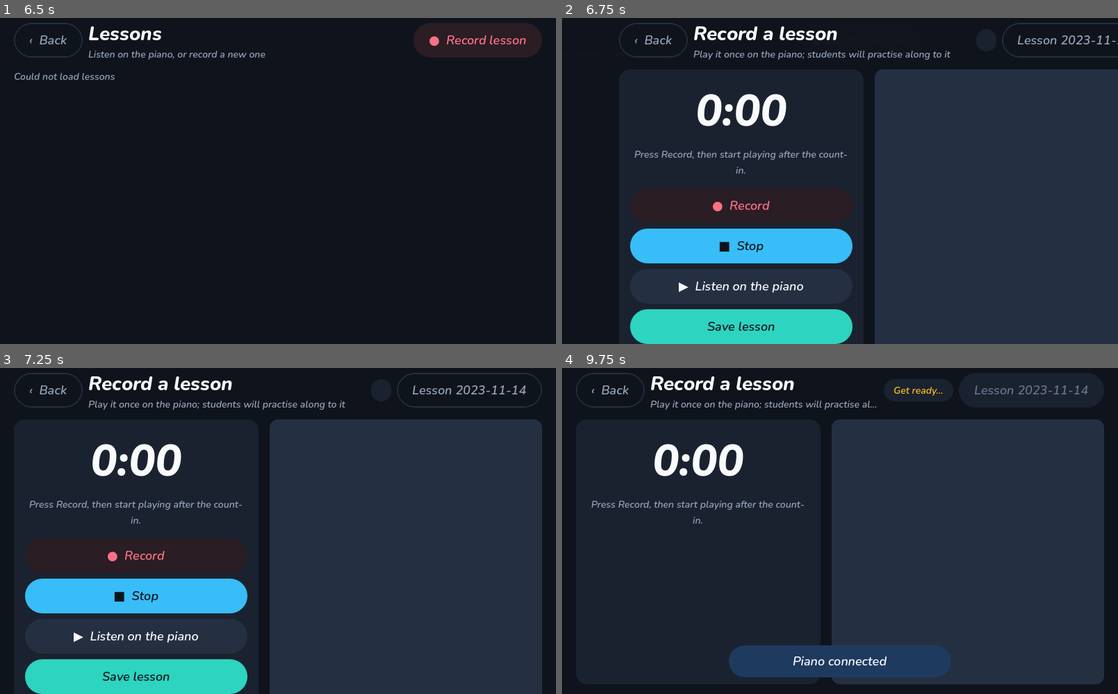
Above: before the commit, frames 1-4 (two rows, left to right).
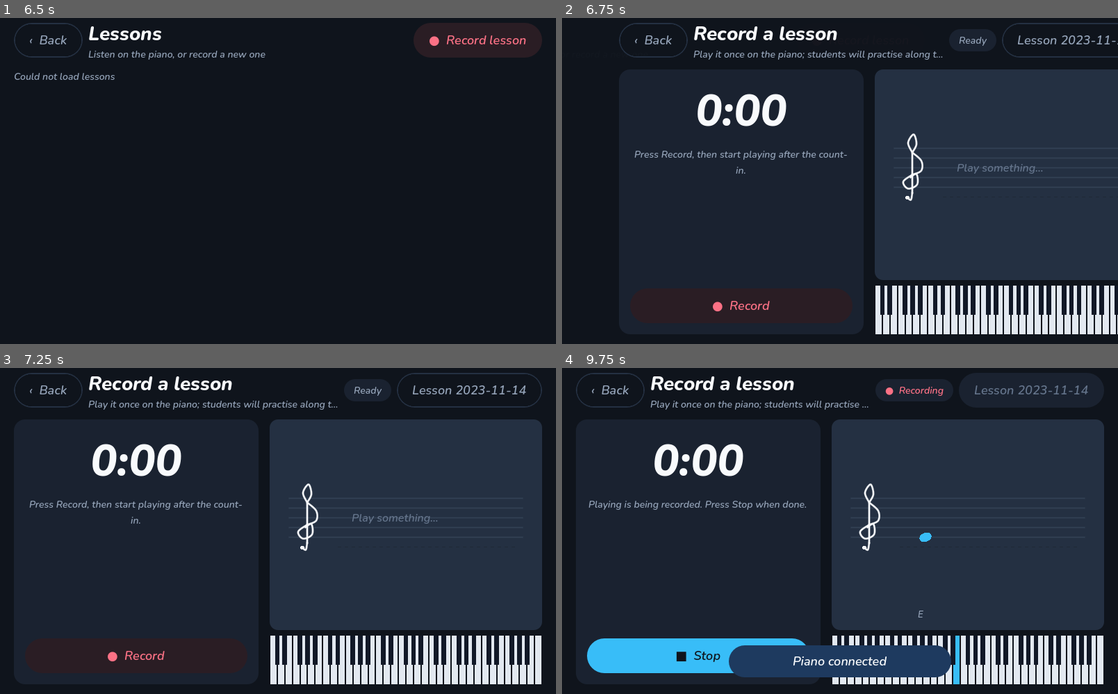
Above: after the commit, the same moments.

Repository: gmo-wilson/pianoman
Game: Godot game, scene res://main.tscn
The game is run twice, just before and just after one commit, with the same random seed, the same clock (stepped at 60 frames per second) and the same inputs.
Inputs (mouse positions are in pixels of both pictures, inside the frame that each line leads up to):
- Up to frame 1 (6.5 s): tap Enter at 0.5 s; move the mouse to (400, 161) at 0.52 s; hold D 0.53-1.25 s; tap E at 0.6 s; click (400, 161) at 0.67 s; tap Space at 0.77 s; click "Scores" at 1.25 s; click "All time" at 2 s; click "This week" at 2.75 s; drag from (166, 194) to (250, 242) at 3.52 s; click "Today" at 4.25 s; click "‹ Back" at 5 s; click "Lessons" at 5.75 s
- Up to frame 2 (6.75 s): click "● Record lesson" at 6.5 s
- Up to frame 3 (7.25 s): no input
- Up to frame 4 (9.75 s): click "Lesson 2023-11-14" at 7.25 s; click "Done" at 8 s; click "● Record" at 8.75 s; move the mouse to (895, 452) at 9.52 s; hold D from 9.53 s (still down); tap T at 9.6 s

Frame 1 is identical in both runs. In frame 2, 19% of the frame differs, in the area x 12-100%, y 5-100%; in frame 3, 20%, in the area x 4-98%, y 5-100%; in frame 4, 9.9%.
Error before the commit: Parse Error: Cannot infer the type of "step" variable because the value doesn't have a set type. (res://components/StaffView.gd:78)

Commit message:
staff: explicit types for const-array lookups (fixes Session/Record failing to load)
Co-Authored-By: Claude Fable 5.1 <noreply@anthropic.com>
Claude-Session: https://claude.ai/code/session_01WoHWmaLeuSir22Jqdax4cj

Diff:
--- a/v2/godot/components/StaffView.gd
+++ b/v2/godot/components/StaffView.gd
@@ -75,8 +75,8 @@
 	for n in _notes:
 		var octave := int(n / 12.0) - 1
 		var pc := int(n) % 12
-		var step := (octave - 4) * 7 + DIATONIC[pc]             # 0 = middle C
-		var y := mc_y - step * STEP
+		var step: int = (octave - 4) * 7 + DIATONIC[pc]             # 0 = middle C
+		var y: float = mc_y - step * STEP
 		if step - prev_step == 1 and col > 0:
 			pass                                                   # a second: keep the same column, offset right
 		else:
